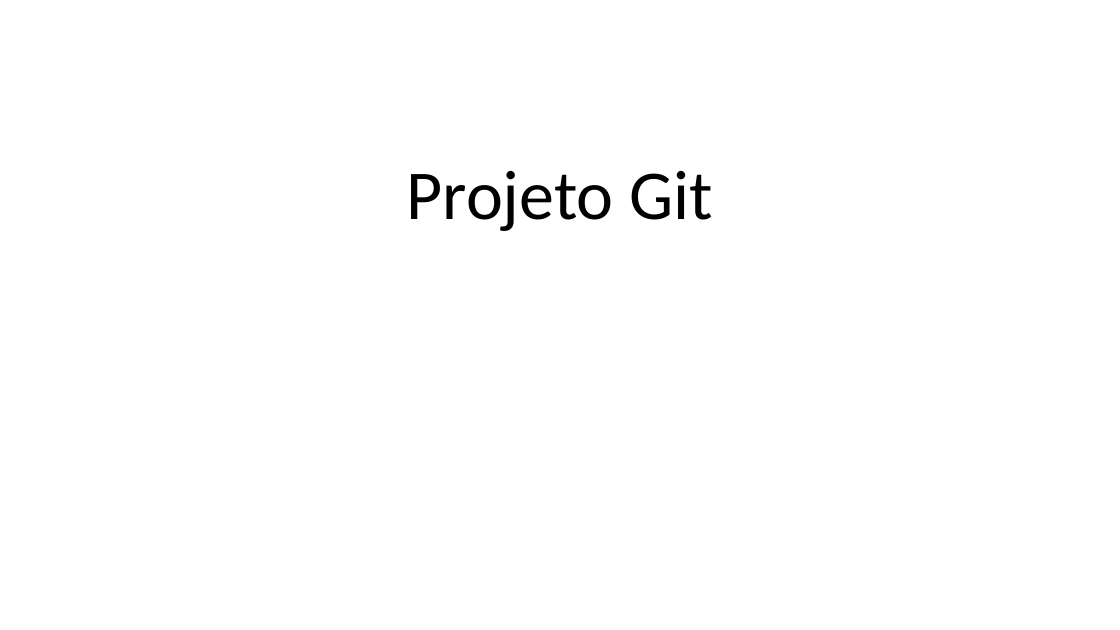
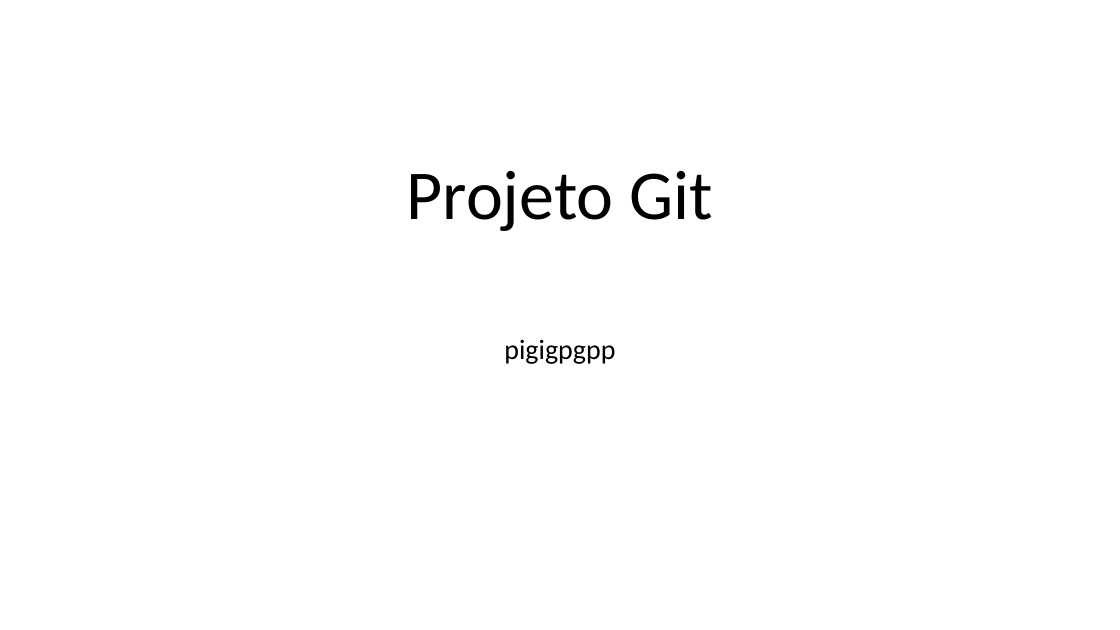
Before and after one commit to Luigi02/3SIPG-Exemplo-2024, a slide deck: slide 1 of PastaDocsEngenharia/ProjetoGit- KickOff.pptx. Drawn at 1120x630 pixels with LibreOffice and Linux fonts; fonts in the diff are those of the drawing. Boxes give left, top, right and bottom in pixels: in the first picture for what was removed or moved away, otherwise in the second. Text is boxed around its words. In the diff, an @@ line names an element or a change of style, - is before the commit and + after.

Commit message:
versao final do doc kick off

```diff
--- a/PastaDocsEngenharia/ProjetoGit- KickOff.pptx
+++ b/PastaDocsEngenharia/ProjetoGit- KickOff.pptx
@@ subtitle added at bbox=[504, 339, 615, 364], 24 pt, text #000000 @@
+pigigpgpp
```
